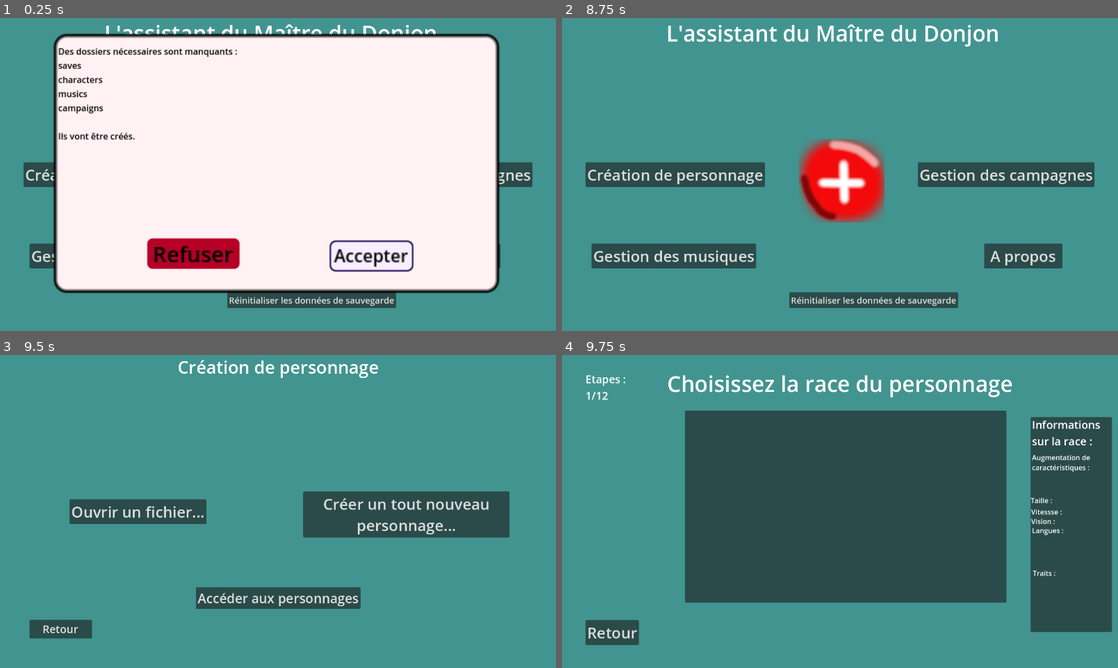
Above: before the commit, frames 1-4 (two rows, left to right).
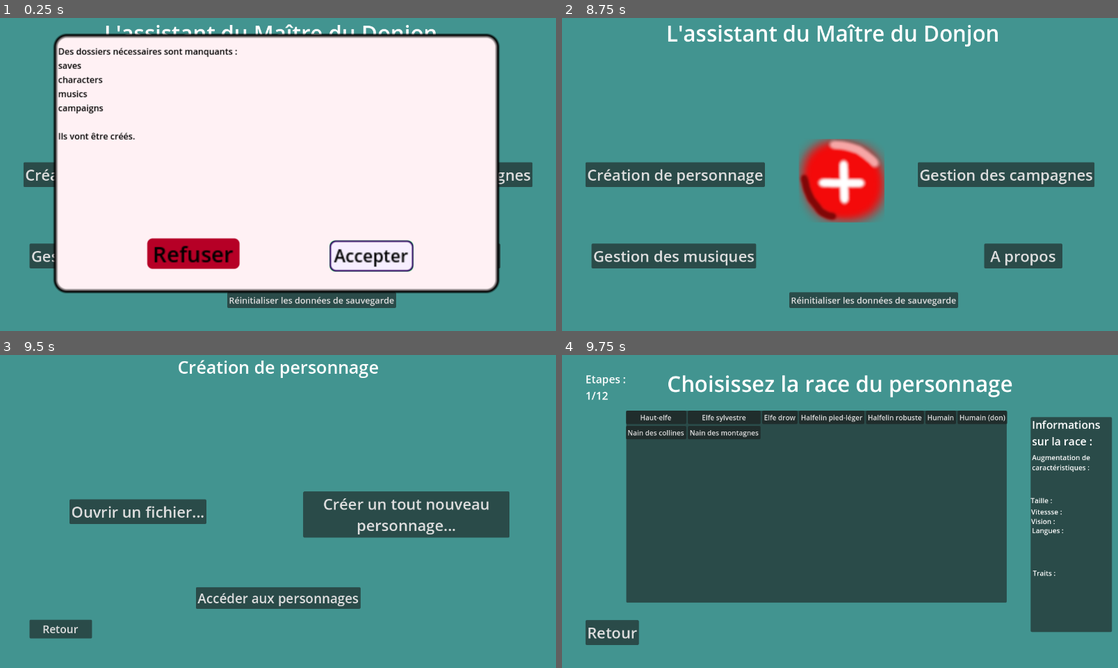
Above: after the commit, the same moments.

Repository: Geekdu25/L_assistant_du_MD
Game: Godot game, scene res://scenes/ecran_principal.tscn
Same seed, same stepped clock (60 frames per second), same inputs: the game is played once before the commit and once after it.
Inputs:
- Up to frame 1 (0.25 s): no input
- Up to frame 2 (8.75 s): click "A propos" at 0.5 s; click "Gestion des musiques" at 1.25 s; click "Réinitialiser les données de …" at 2 s; click "Création de personnage" at 2.75 s; click "Gestion des campagnes" at 3.5 s; click "Accepter" at 4.25 s; click "A propos" at 5 s; click "Retour" at 5.75 s; click "Gestion des musiques" at 6.5 s; click "Réinitialiser les données de …" at 7.25 s; click "Refuser" at 8 s
- Up to frame 3 (9.5 s): click "Création de personnage" at 8.75 s
- Up to frame 4 (9.75 s): click "Créer un tout nouveau personn…" at 9.5 s

Frames 1-3 are identical in both runs. In frame 4, 9.4% of the frame differs, in the area x 11-81%, y 17-80%.

Commit message:
Modifications des races

Diff:
--- a/scenes/creation_personnage/etape_2.tscn
+++ b/scenes/creation_personnage/etape_2.tscn
@@ -63,7 +63,7 @@
 [node name="Races" type="Panel" parent="."]
 layout_mode = 1
 anchors_preset = -1
-anchor_left = 0.237
+anchor_left = 0.131
 anchor_top = 0.205
 anchor_right = 0.784
 anchor_bottom = 0.763
@@ -73,6 +73,51 @@
 offset_bottom = 20.0
 grow_horizontal = 2
 grow_vertical = 2
+
+[node name="GridContainer" type="GridContainer" parent="Races"]
+layout_mode = 1
+anchors_preset = 15
+anchor_right = 1.0
+anchor_bottom = 1.0
+grow_horizontal = 2
+grow_vertical = 2
+columns = 7
+
+[node name="haut-elfe" type="Button" parent="Races/GridContainer"]
+layout_mode = 2
+text = "Haut-elfe"
+
+[node name="elfe_sylvestre" type="Button" parent="Races/GridContainer"]
+layout_mode = 2
+text = "Elfe sylvestre"
+
+[node name="drow" type="Button" parent="Races/GridContainer"]
+layout_mode = 2
+text = "Elfe drow"
+
+[node name="halfelin_pied-léger" type="Button" parent="Races/GridContainer"]
+layout_mode = 2
+text = "Halfelin pied-léger"
+
+[node name="halfelin_robuste" type="Button" parent="Races/GridContainer"]
+layout_mode = 2
+text = "Halfelin robuste"
+
+[node name="humain" type="Button" parent="Races/GridContainer"]
+layout_mode = 2
+text = "Humain"
+
+[node name="humain_don" type="Button" parent="Races/GridContainer"]
+layout_mode = 2
+text = "Humain (don)"
+
+[node name="nain_collines" type="Button" parent="Races/GridContainer"]
+layout_mode = 2
+text = "Nain des collines"
+
+[node name="nain_montagnes" type="Button" parent="Races/GridContainer"]
+layout_mode = 2
+text = "Nain des montagnes"
 
 [node name="Infos" type="Panel" parent="."]
 layout_mode = 1
